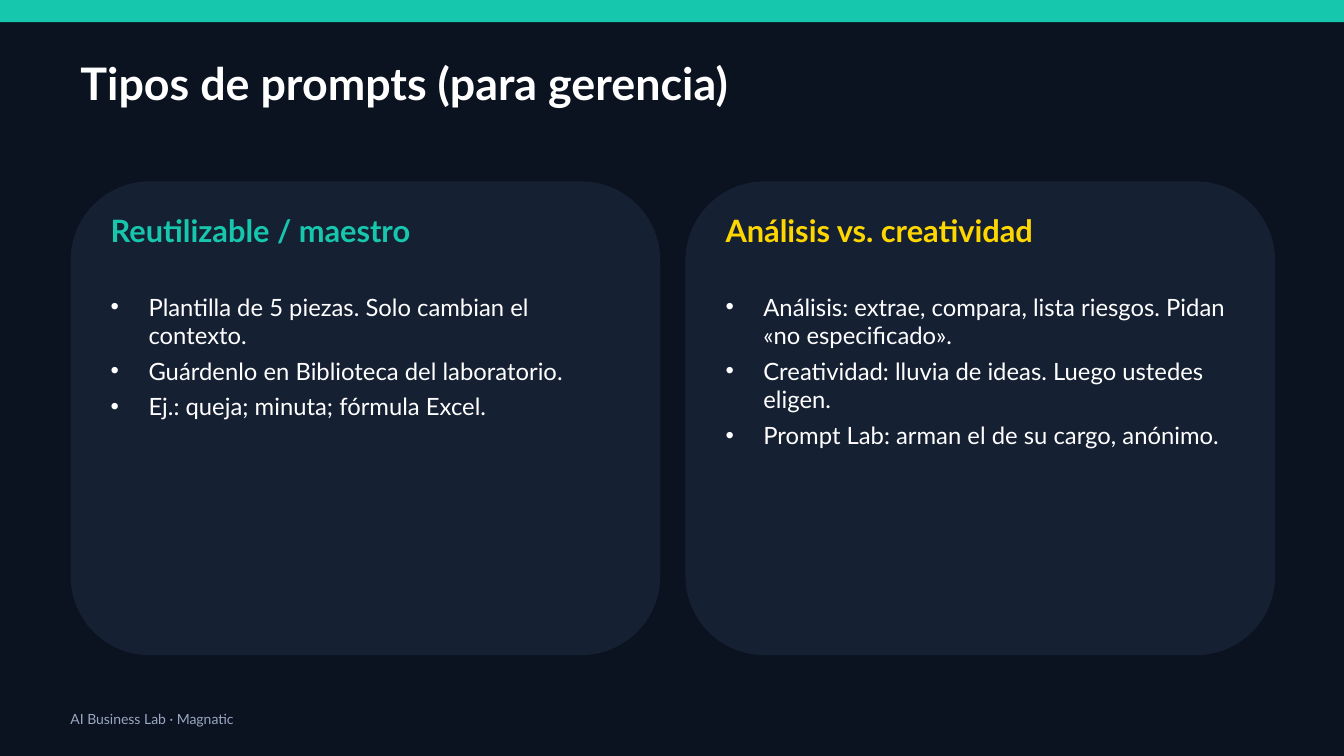
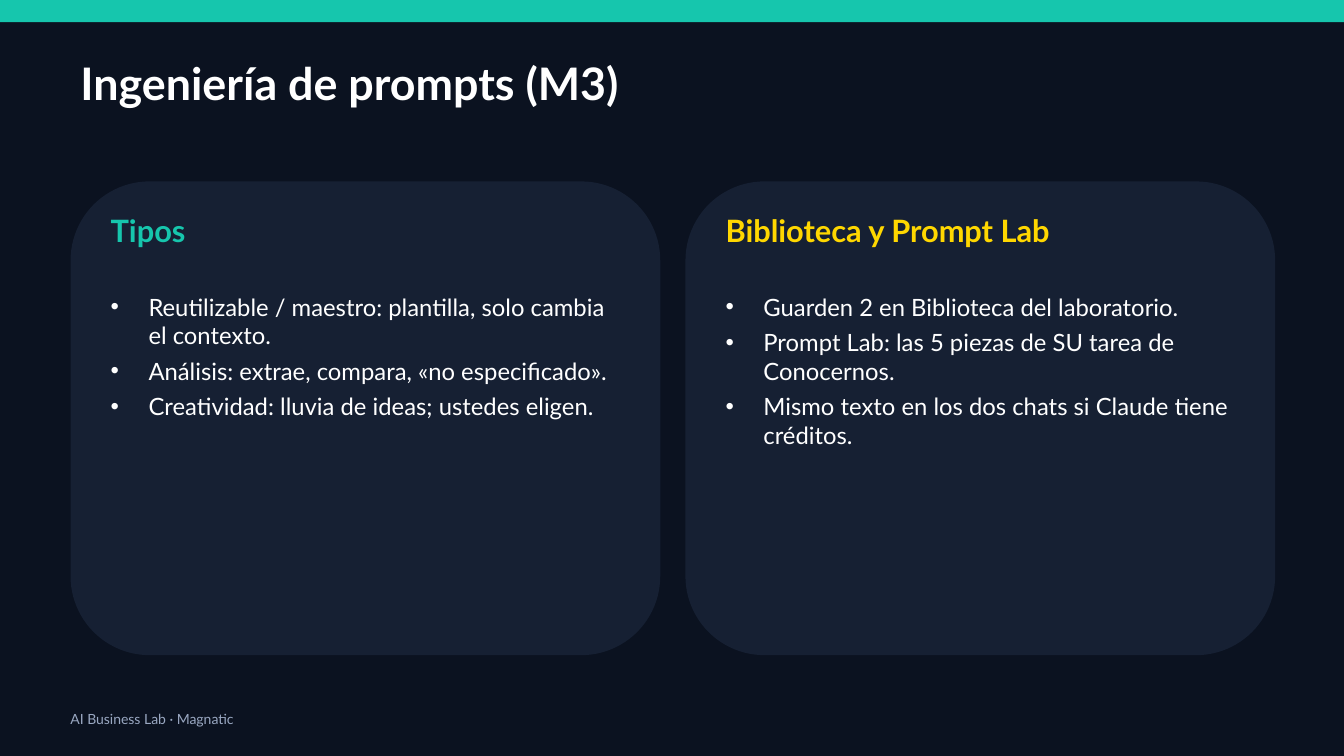
Before and after one commit to xander0408/CURSOS, a slide deck: slide 28 of AI-Business-Lab-Presentacion.pptx (slide 27 before the commit). Drawn at 1344x756 pixels with LibreOffice and Linux fonts; fonts in the diff are those of the drawing. Boxes give left, top, right and bottom in pixels: in the first picture for what was removed or moved away, otherwise in the second. Text is boxed around its words. In the diff, an @@ line names an element or a change of style, - is before the commit and + after.

```diff
--- a/AI-Business-Lab-Presentacion.pptx
+++ b/AI-Business-Lab-Presentacion.pptx
@@ text at [80,65,619,108]: text changed @@
-Tipos de prompts (para gerencia)
+Ingeniería de prompts (M3)
@@ text at [111,219,186,247]: text changed @@
-Reutilizable / maestro
+Tipos
@@ text at [726,219,1050,247]: text changed @@
-Análisis vs. creatividad
+Biblioteca y Prompt Lab
@@ text at [149,298,607,420]: text changed @@
-• Plantilla de 5 piezas. Solo cambian el contexto.
-• Guárdenlo en Biblioteca del laboratorio.
-• Ej.: queja; minuta; fórmula Excel.
+• Reutilizable / maestro: plantilla, solo cambia el contexto.
+• Análisis: extrae, compara, «no especificado».
+• Creatividad: lluvia de ideas; ustedes eligen.
@@ text at [763,298,1228,444]: text changed @@
-• Análisis: extrae, compara, lista riesgos. Pidan «no especificado».
-• Creatividad: lluvia de ideas. Luego ustedes eligen.
-• Prompt Lab: arman el de su cargo, anónimo.
+• Guarden 2 en Biblioteca del laboratorio.
+• Prompt Lab: las 5 piezas de SU tarea de Conocernos.
+• Mismo texto en los dos chats si Claude tiene créditos.
```
Also in this commit, not shown: 37 other slides changed, 10 slides added, 14 slides removed, 1 other file.
